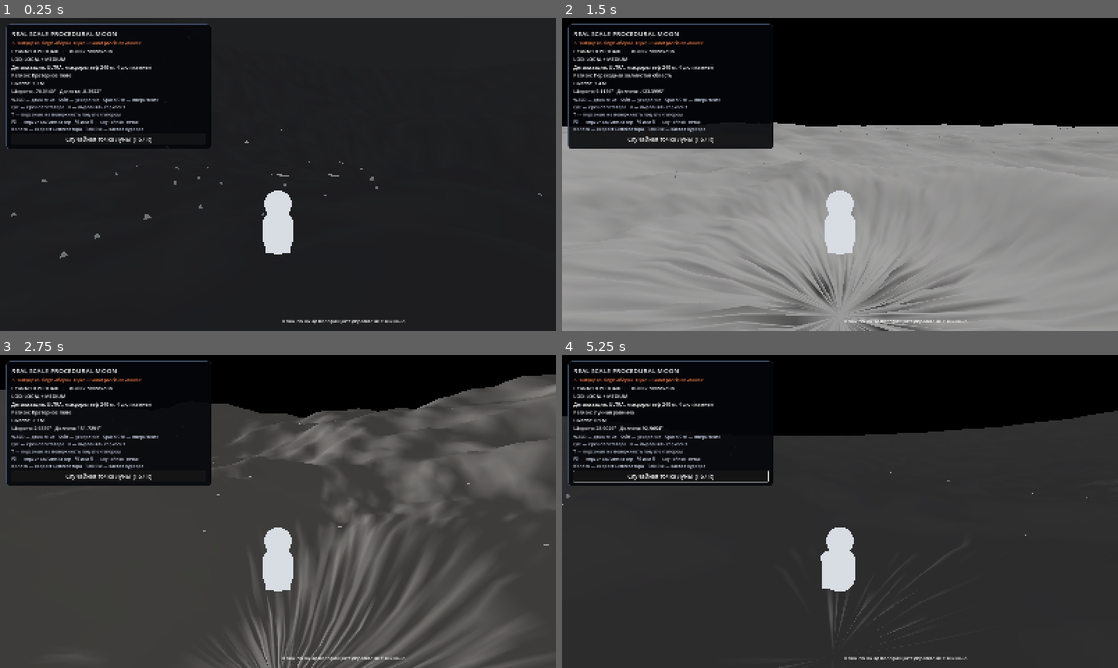
Above: before the commit, frames 1-4 (two rows, left to right).
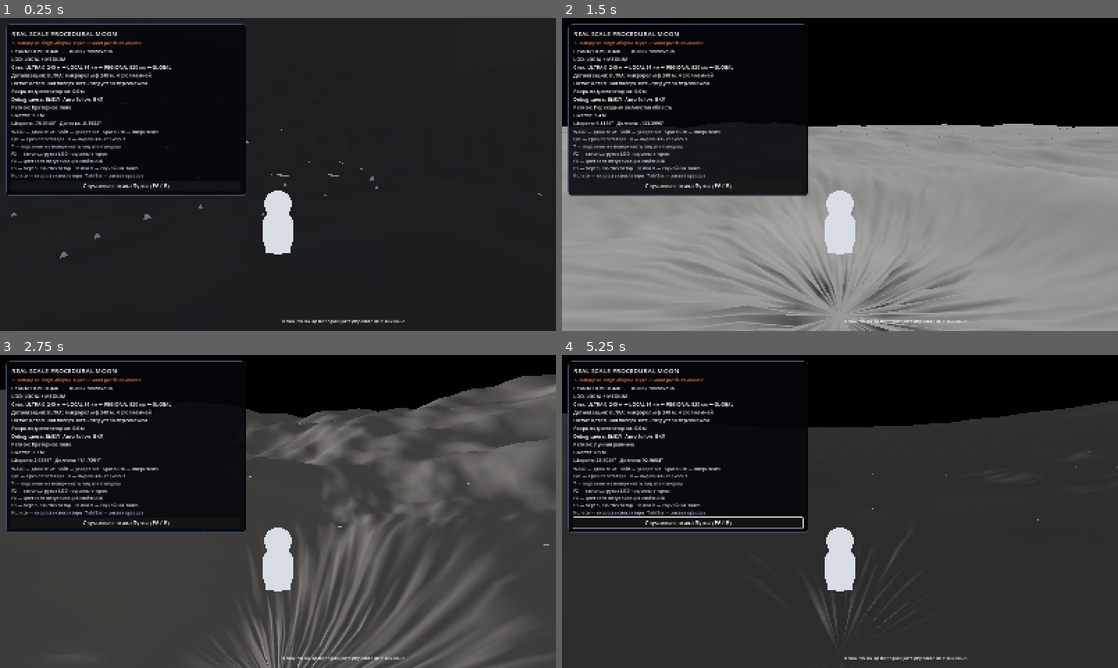
Above: after the commit, the same moments.

Repository: rootfabric/distributed-world-simulator
Game: Godot game, scene res://main.tscn
The game is run twice, just before and just after one commit, with the same random seed, the same clock (stepped at 60 frames per second) and the same inputs.
Inputs (mouse positions are in pixels of both pictures, inside the frame that each line leads up to):
- Up to frame 1 (0.25 s): no input
- Up to frame 2 (1.5 s): click "Случайная точка Луны (F6 / R)" at 0.5 s; tap Enter at 1.25 s; move the mouse to (867, 174) at 1.27 s; hold W (move_forward) from 1.28 s (still down); hold Shift (boost) from 1.28 s (still down); click (867, 174) at 1.42 s
- Up to frame 3 (2.75 s): keep holding W (move_forward); tap Space (jump) at 1.52, 2.27 s; move the mouse to (250, 511) at 2.02 s; release Shift (boost) at 2.03 s; tap H (level_horizon) at 2.1 s
- Up to frame 4 (5.25 s): keep holding W (move_forward); move the mouse to (851, 505) at 2.77 s; tap R (random_spawn) at 2.85 s; move the mouse to (834, 517) at 3.52 s; tap T (teleport_player) at 3.6 s; click (834, 517) at 3.67 s; tap Space (jump) at 3.77, 4.52 s; move the mouse to (878, 514) at 4.27 s; tap Tab at 4.35 s; move the mouse to (795, 508) at 5.02 s; tap Shift (boost) at 5.1 s

The runs differ from the first frame. In frame 1, 3.4% of the frame differs, in the area x 1-45%, y 1-57%; in frame 2, 9.4%; in frame 3, 10%; in frame 4, 12%, in the area x 0-100%, y 1-100%.

Commit message:
прогрузка слоем для спектратора

Diff:
--- a/project.godot
+++ b/project.godot
@@ -1,10 +1,5 @@
 ; Engine configuration file.
-; It's best edited using the editor UI and not directly,
-; since the parameters that go here are not all obvious.
-;
-; Format:
-;   [section] ; section goes between []
-;   param=value ; assign values to parameters
+; Project designed for a Godot 4.7.1 build compiled with precision=double.
 
 config_version=5
 
@@ -12,12 +7,8 @@
 
 config/name="Real Scale Procedural Moon"
 run/main_scene="res://main.tscn"
-config/features=PackedStringArray("4.7", "Double Precision", "GL Compatibility")
+config/features=PackedStringArray("4.7", "GL Compatibility")
 boot_splash/bg_color=Color(0.005, 0.005, 0.012, 1)
-
-[debug]
-
-gdscript/warnings/treat_warnings_as_errors=false
 
 [display]
 
@@ -27,13 +18,17 @@
 window/size/window_height_override=720
 window/stretch/mode="canvas_items"
 
+[rendering]
+
+renderer/rendering_method="gl_compatibility"
+renderer/rendering_method.mobile="gl_compatibility"
+environment/defaults/default_clear_color=Color(0.001, 0.001, 0.004, 1)
+
 [physics]
 
 3d/default_gravity=0.0
 common/physics_interpolation=true
 
-[rendering]
+[debug]
 
-renderer/rendering_method="gl_compatibility"
-renderer/rendering_method.mobile="gl_compatibility"
-environment/defaults/default_clear_color=Color(0.001, 0.001, 0.004, 1)
+gdscript/warnings/treat_warnings_as_errors=false
--- a/scripts/hud.gd
+++ b/scripts/hud.gd
@@ -23,7 +23,7 @@
 
 	var panel := PanelContainer.new()
 	panel.position = Vector2(18.0, 18.0)
-	panel.size = Vector2(590.0, 348.0)
+	panel.size = Vector2(690.0, 425.0)
 	add_child(panel)
 
 	var panel_style := StyleBoxFlat.new()
@@ -65,6 +65,8 @@
 		"WASD — движение   Shift — ускорение   Space/Ctrl — вверх/вниз\n"
 		+ "Q/E — крен спектатора   H — выровнять горизонт\n"
 		+ "T — персонаж на поверхность под спектатором\n"
+		+ "F2 — автоподгрузка LOD под спектатором\n"
+		+ "F4 — цветовая визуализация слоёв LOD\n"
 		+ "F3 — персонаж/спектатор   F6 или R — случайная точка\n"
 		+ "Колесо — скорость спектатора   Tab/Esc — захват курсора"
 	)
@@ -120,7 +122,11 @@
 		(
 			"Режим: %s   |   мышь: %s\n"
 			+ "LOD: %s\n"
+			+ "Стек: %s\n"
 			+ "Детализация: %s\n"
+			+ "Поток: %s\n"
+			+ "Якорь под спектатором: %s м\n"
+			+ "Debug-цвета: %s   Авто-follow: %s\n"
 			+ "Регион: %s\n"
 			+ "Высота: %s м\n"
 			+ "Широта: %.4f°   Долгота: %.4f°%s"
@@ -129,7 +135,12 @@
 			mode_text,
 			capture_text,
 			moon_world.get_lod_name(),
+			moon_world.get_layer_stack_name(),
 			moon_world.get_detail_name(),
+			moon_world.get_streaming_status(),
+			_format_number(moon_world.get_spectator_anchor_distance()),
+			"ВКЛ" if moon_world.is_lod_debug_enabled() else "ВЫКЛ",
+			"ВКЛ" if moon_world.is_spectator_tracking_enabled() else "ВЫКЛ",
 			moon_world.get_region_name(direction),
 			_format_number(altitude),
 			latitude,
--- a/scripts/main.gd
+++ b/scripts/main.gd
@@ -49,14 +49,16 @@
 		moon_world.update_for_view(
 			active_world_position,
 			active_world_position,
-			true
+			true,
+			_delta
 		)
 	else:
 		active_world_position = player.get_world_position()
 		moon_world.update_for_view(
 			active_world_position,
 			moon_world.get_render_origin(),
-			false
+			false,
+			_delta
 		)
 
 	if hud != null:
@@ -72,6 +74,14 @@
 	if event is InputEventKey and event.pressed and not event.echo:
 		if event.keycode == KEY_F3:
 			toggle_spectator()
+			get_viewport().set_input_as_handled()
+			return
+		if event.keycode == KEY_F2:
+			toggle_spectator_lod_tracking()
+			get_viewport().set_input_as_handled()
+			return
+		if event.keycode == KEY_F4:
+			toggle_lod_debug_colors()
 			get_viewport().set_input_as_handled()
 			return
 		if event.keycode == KEY_F6 or event.physical_keycode == KEY_R:
@@ -106,6 +116,16 @@
 		moon_world.set_render_origin(moon_world.get_surface_anchor())
 		player.restore_from_spectator()
 	_set_mouse_capture(true)
+
+
+func toggle_spectator_lod_tracking() -> void:
+	moon_world.set_spectator_tracking_enabled(
+		not moon_world.is_spectator_tracking_enabled()
+	)
+
+
+func toggle_lod_debug_colors() -> void:
+	moon_world.set_lod_debug_enabled(not moon_world.is_lod_debug_enabled())
 
 
 func random_spawn() -> void:
--- a/scripts/moon_world.gd
+++ b/scripts/moon_world.gd
@@ -20,8 +20,8 @@
 const MEDIUM_CAP_RADIUS: float = 520_000.0
 const MEDIUM_CAP_RINGS: int = 56
 
-const LOCAL_LOD_EXIT_ALTITUDE: float = 3_500.0
-const LOCAL_LOD_ENTER_ALTITUDE: float = 2_700.0
+const LOCAL_LOD_EXIT_ALTITUDE: float = 12_000.0
+const LOCAL_LOD_ENTER_ALTITUDE: float = 9_000.0
 const MEDIUM_LOD_EXIT_ALTITUDE: float = 620_000.0
 const MEDIUM_LOD_ENTER_ALTITUDE: float = 520_000.0
 
@@ -32,7 +32,17 @@
 const MICRO_DETAIL_FADE_END: float = 720.0
 const MESO_DETAIL_FADE_END: float = 3200.0
 const MEDIUM_LOCAL_RECENTER_DISTANCE: float = 1200.0
-const SPECTATOR_CAP_RECENTER_DISTANCE: float = 75_000.0
+# Spectator streaming thresholds. At low altitude the ultra-detailed centre
+# follows the point directly below the camera. Higher up, recentering becomes
+# progressively less frequent because only regional/global geometry is useful.
+const SPECTATOR_ULTRA_ALTITUDE: float = 900.0
+const SPECTATOR_LOCAL_ALTITUDE: float = 12_000.0
+const SPECTATOR_MEDIUM_ALTITUDE: float = 180_000.0
+const SPECTATOR_ULTRA_RECENTER_DISTANCE: float = 105.0
+const SPECTATOR_LOCAL_RECENTER_DISTANCE: float = 1_100.0
+const SPECTATOR_MEDIUM_RECENTER_DISTANCE: float = 18_000.0
+const SPECTATOR_HIGH_RECENTER_DISTANCE: float = 62_000.0
+const SPECTATOR_REBUILD_COOLDOWN: float = 0.40
 
 const LARGE_CRATER_COUNT: int = 22
 const MEDIUM_CRATER_COUNT: int = 70
@@ -96,6 +106,9 @@
 
 var surface_material: StandardMaterial3D
 var rock_material: StandardMaterial3D
+var local_debug_material: StandardMaterial3D
+var medium_debug_material: StandardMaterial3D
+var global_debug_material: StandardMaterial3D
 var rock_mesh: ArrayMesh
 var rock_meshes: Array[ArrayMesh] = []
 
@@ -110,6 +123,11 @@
 var initialized: bool = false
 var spawn_rng := RandomNumberGenerator.new()
 var last_spawn_region_name: String = "Не определён"
+var spectator_tracking_enabled: bool = true
+var lod_debug_enabled: bool = false
+var spectator_stream_cooldown: float = 0.0
+var last_spectator_anchor_distance: float = 0.0
+var last_streaming_status: String = "Ожидание"
 
 
 func setup() -> void:
@@ -495,6 +513,20 @@
 	rock_material.cull_mode = BaseMaterial3D.CULL_DISABLED
 	rock_material.shading_mode = BaseMaterial3D.SHADING_MODE_UNSHADED
 
+	local_debug_material = _create_debug_material(Color(0.95, 0.30, 0.08))
+	medium_debug_material = _create_debug_material(Color(0.05, 0.48, 0.92))
+	global_debug_material = _create_debug_material(Color(0.44, 0.18, 0.72))
+
+
+func _create_debug_material(color: Color) -> StandardMaterial3D:
+	var material := StandardMaterial3D.new()
+	material.albedo_color = color
+	material.roughness = 1.0
+	material.metallic = 0.0
+	material.cull_mode = BaseMaterial3D.CULL_DISABLED
+	material.shading_mode = BaseMaterial3D.SHADING_MODE_UNSHADED
+	return material
+
 
 func _create_environment() -> void:
 	var world_environment := WorldEnvironment.new()
@@ -517,6 +549,7 @@
 	global_moon.mesh = _build_global_uv_sphere()
 	global_moon.cast_shadow = GeometryInstance3D.SHADOW_CASTING_SETTING_OFF
 	add_child(global_moon)
+	_apply_debug_materials()
 	_update_root_positions()
 
 
@@ -604,6 +637,7 @@
 	medium_full_cap.position = Vector3.ZERO
 
 	_create_rocks()
+	_apply_debug_materials()
 
 	if include_collision:
 		_build_collision_from_local_mesh()
@@ -650,6 +684,7 @@
 	)
 	surface_root.add_child(local_cap)
 	_create_rocks()
+	_apply_debug_materials()
 	_build_collision_from_local_mesh()
 
 	if medium_annulus_cap != null and is_instance_valid(medium_annulus_cap):
@@ -658,6 +693,53 @@
 		medium_full_cap.position = medium_anchor_world - surface_anchor_world
 
 	current_lod = 0
+	_update_root_positions()
+	_apply_lod_visibility()
+
+
+func _rebuild_spectator_local_surface(center_direction: Vector3) -> void:
+	# Spectator version of the local rebuild. It deliberately does not create a
+	# physics shape: the frozen astronaut keeps its old collision region until
+	# the user returns or teleports. The visible ultra mesh and rocks follow the
+	# surface point under the spectator camera.
+	if local_cap != null and is_instance_valid(local_cap):
+		if local_cap.get_parent() != null:
+			local_cap.get_parent().remove_child(local_cap)
+		local_cap.free()
+	local_cap = null
+
+	for rock_instance in rock_instances:
+		if rock_instance != null and is_instance_valid(rock_instance):
+			if rock_instance.get_parent() != null:
+				rock_instance.get_parent().remove_child(rock_instance)
+			rock_instance.free()
+	rock_instances.clear()
+	rocks_instance = null
+
+	surface_center_direction = center_direction.normalized()
+	surface_east = _make_east(surface_center_direction)
+	surface_north = surface_east.cross(surface_center_direction).normalized()
+	_generate_local_craters_for_region(surface_center_direction)
+	_generate_micro_craters_for_region(surface_center_direction)
+	surface_anchor_world = get_surface_point(surface_center_direction)
+
+	local_cap = _create_cap_instance(
+		"LocalHighDetail",
+		0.0,
+		LOCAL_CAP_RADIUS,
+		LOCAL_CAP_RINGS,
+		LOCAL_CAP_SEGMENTS,
+		false
+	)
+	surface_root.add_child(local_cap)
+	_create_rocks()
+
+	if medium_annulus_cap != null and is_instance_valid(medium_annulus_cap):
+		medium_annulus_cap.position = medium_anchor_world - surface_anchor_world
+	if medium_full_cap != null and is_instance_valid(medium_full_cap):
+		medium_full_cap.position = medium_anchor_world - surface_anchor_world
+
+	_apply_debug_materials()
 	_update_root_positions()
 	_apply_lod_visibility()
 
@@ -1176,18 +1258,100 @@
 func update_for_view(
 	view_world_position: Vector3,
 	new_render_origin_world: Vector3,
-	spectator_mode: bool
+	spectator_mode: bool,
+	delta: float = 0.0
 ) -> void:
 	set_render_origin(new_render_origin_world)
+	spectator_stream_cooldown = maxf(0.0, spectator_stream_cooldown - delta)
+
 	var altitude: float = get_altitude(view_world_position)
 	_update_lod_state(altitude)
 
-	if spectator_mode and altitude < MEDIUM_LOD_EXIT_ALTITUDE:
-		var center_distance: float = (
-			get_surface_point(view_world_position.normalized()) - surface_anchor_world
-		).length()
-		if center_distance > SPECTATOR_CAP_RECENTER_DISTANCE:
-			prepare_surface_region(view_world_position.normalized(), false)
+	if spectator_mode and spectator_tracking_enabled:
+		_update_spectator_streaming(view_world_position, altitude)
+	elif spectator_mode:
+		last_streaming_status = "Автоподгрузка спектатора выключена"
+	else:
+		last_spectator_anchor_distance = 0.0
+		last_streaming_status = "Детальная поверхность следует за персонажем"
+
+
+func _update_spectator_streaming(
+	view_world_position: Vector3,
+	altitude: float
+) -> void:
+	if view_world_position.length_squared() < 1.0:
+		return
+
+	if altitude >= MEDIUM_LOD_EXIT_ALTITUDE:
+		last_spectator_anchor_distance = 0.0
+		last_streaming_status = "Только глобальная Луна: локальные слои не нужны"
+		return
+
+	var view_direction: Vector3 = view_world_position.normalized()
+	var target_surface_point: Vector3 = get_surface_point(view_direction)
+	var anchor_distance: float = (target_surface_point - surface_anchor_world).length()
+	last_spectator_anchor_distance = anchor_distance
+	var recenter_distance: float = _get_spectator_recenter_distance(altitude)
+
+	if anchor_distance <= recenter_distance:
+		last_streaming_status = _spectator_streaming_status_for_altitude(altitude)
+		return
+	if spectator_stream_cooldown > 0.0:
+		last_streaming_status = "Ожидание следующей перестройки LOD"
+		return
+
+	var medium_distance: float = (target_surface_point - medium_anchor_world).length()
+	if altitude <= SPECTATOR_LOCAL_ALTITUDE:
+		# Near the ground, rebuild only the 14 km local mesh and its four rock
+		# layers. The expensive 520 km regional cap is reused when possible.
+		if medium_distance > SPECTATOR_MEDIUM_RECENTER_DISTANCE:
+			prepare_surface_region(view_direction, false)
+		else:
+			_rebuild_spectator_local_surface(view_direction)
+	elif medium_distance > recenter_distance:
+		prepare_surface_region(view_direction, false)
+
+	spectator_stream_cooldown = SPECTATOR_REBUILD_COOLDOWN
+	last_streaming_status = _spectator_streaming_status_for_altitude(altitude)
+
+
+func _get_spectator_recenter_distance(altitude: float) -> float:
+	if altitude <= SPECTATOR_ULTRA_ALTITUDE:
+		return SPECTATOR_ULTRA_RECENTER_DISTANCE
+	if altitude <= SPECTATOR_LOCAL_ALTITUDE:
+		var local_t: float = inverse_lerp(
+			SPECTATOR_ULTRA_ALTITUDE,
+			SPECTATOR_LOCAL_ALTITUDE,
+			altitude
+		)
+		return lerpf(
+			SPECTATOR_ULTRA_RECENTER_DISTANCE,
+			SPECTATOR_LOCAL_RECENTER_DISTANCE,
+			local_t
+		)
+	if altitude <= SPECTATOR_MEDIUM_ALTITUDE:
+		var medium_t: float = inverse_lerp(
+			SPECTATOR_LOCAL_ALTITUDE,
+			SPECTATOR_MEDIUM_ALTITUDE,
+			altitude
+		)
+		return lerpf(
+			SPECTATOR_LOCAL_RECENTER_DISTANCE,
+			SPECTATOR_MEDIUM_RECENTER_DISTANCE,
+			medium_t
+		)
+	return SPECTATOR_HIGH_RECENTER_DISTANCE
+
+
+func _spectator_streaming_status_for_altitude(altitude: float) -> String:
+	if altitude <= SPECTATOR_ULTRA_ALTITUDE:
+		return "ULTRA следует под спектатором: микрорельеф + 4 слоя камней"
+	if altitude <= SPECTATOR_LOCAL_ALTITUDE:
+		return "LOCAL следует под спектатором: поверхность радиусом 14 км"
+	if altitude <= SPECTATOR_MEDIUM_ALTITUDE:
+		return "REGIONAL следует под спектатором: cap радиусом 520 км"
+	return "REGIONAL редкой частоты + глобальная сфера"
 
 
 func _update_lod_state(altitude: float) -> void:
@@ -1216,6 +1380,66 @@
 	for rock_instance in rock_instances:
 		if rock_instance != null:
 			rock_instance.visible = current_lod == 0
+
+
+func set_spectator_tracking_enabled(enabled: bool) -> void:
+	spectator_tracking_enabled = enabled
+	spectator_stream_cooldown = 0.0
+	last_streaming_status = (
+		"Автоподгрузка спектатора включена"
+		if enabled
+		else "Автоподгрузка спектатора выключена"
+	)
+
+
+func is_spectator_tracking_enabled() -> bool:
+	return spectator_tracking_enabled
+
+
+func set_lod_debug_enabled(enabled: bool) -> void:
+	lod_debug_enabled = enabled
+	_apply_debug_materials()
+
+
+func is_lod_debug_enabled() -> bool:
+	return lod_debug_enabled
+
+
+func _apply_debug_materials() -> void:
+	if global_moon != null:
+		global_moon.material_override = (
+			global_debug_material if lod_debug_enabled else null
+		)
+	if local_cap != null:
+		local_cap.material_override = (
+			local_debug_material if lod_debug_enabled else null
+		)
+	if medium_full_cap != null:
+		medium_full_cap.material_override = (
+			medium_debug_material if lod_debug_enabled else null
+		)
+	if medium_annulus_cap != null:
+		medium_annulus_cap.material_override = (
+			medium_debug_material if lod_debug_enabled else null
+		)
+
+
+func get_streaming_status() -> String:
+	return last_streaming_status
+
+
+func get_spectator_anchor_distance() -> float:
+	return last_spectator_anchor_distance
+
+
+func get_layer_stack_name() -> String:
+	match current_lod:
+		0:
+			return "ULTRA 0–240 м → LOCAL 14 км → REGIONAL 520 км → GLOBAL"
+		1:
+			return "REGIONAL 520 км → GLOBAL"
+		_:
+			return "GLOBAL UV-сфера"
 
 
 func set_render_origin(new_origin_world: Vector3) -> void:
Not shown, changed: PROJECT_MANIFEST.txt
Not shown, added: LOD_LAYERS_V8_RU.md
Not shown, changed: README_RU.md
